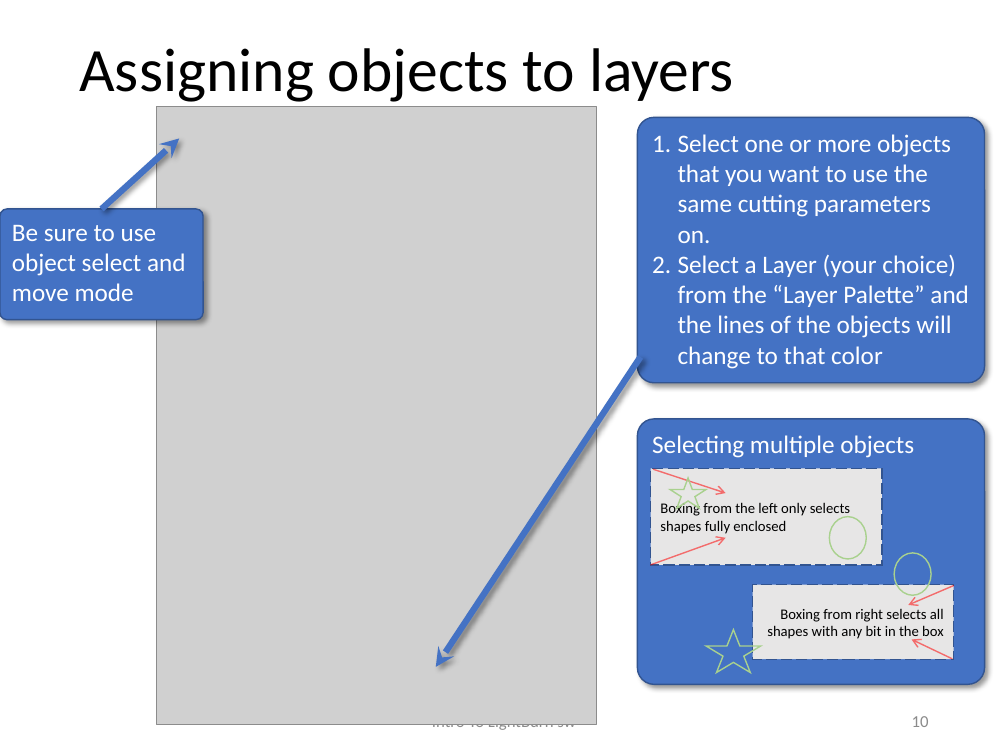
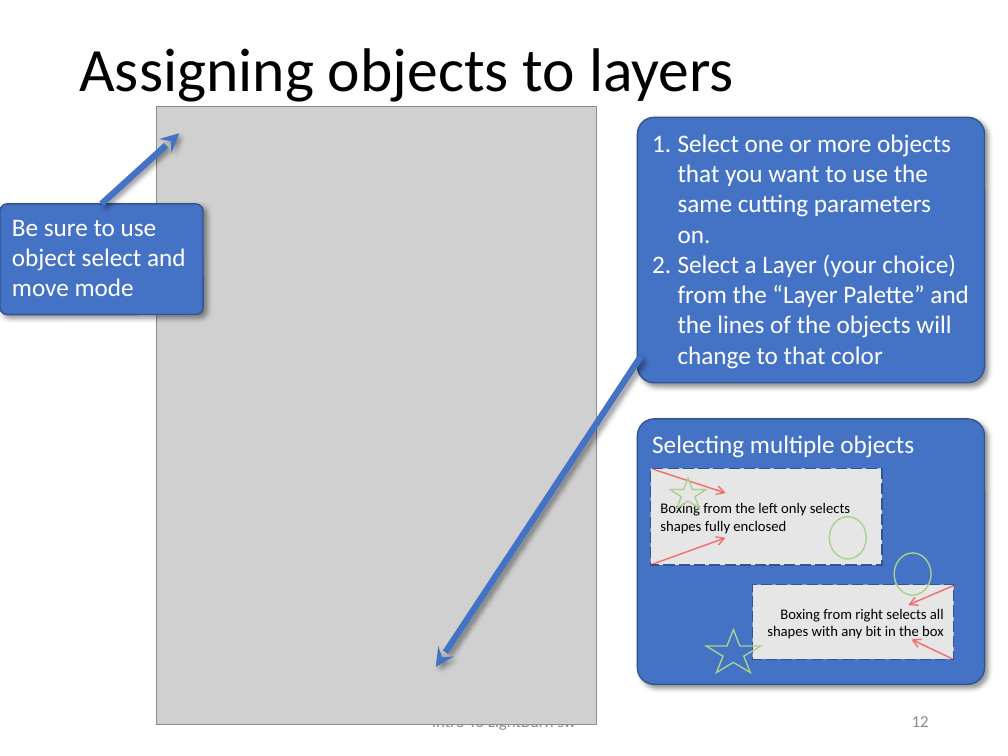
Before and after one commit to BainbridgeArtisanResourceNetwork/ETA-Documents, a slide deck: slide 12 of Intro to LightBurn.pptx (slide 10 before the commit). Drawn at 1008x756 pixels with LibreOffice and Linux fonts; fonts in the diff are those of the drawing; grey boxes stand for pictures. Boxes give left, top, right and bottom in pixels: in the first picture for what was removed or moved away, otherwise in the second. Text is boxed around its words. In the diff, an @@ line names an element or a change of style, - is before the commit and + after.

```diff
--- a/Intro to LightBurn.pptx
+++ b/Intro to LightBurn.pptx
@@ arrow moved from (102, 209) - (179, 138) to (102, 204) - (179, 133) @@
@@ rounded rectangle "Be sure to use object ..." moved from (x1=0, y1=209, x2=204, y2=320) to (x1=0, y1=204, x2=204, y2=314) @@
@@ page number at (x1=912, y1=716, x2=929, y2=727): text changed @@
-10
+12
```
Also in this commit, not shown: 2 other slides changed, 7 slides added, 1 slide removed, 1 other file.
